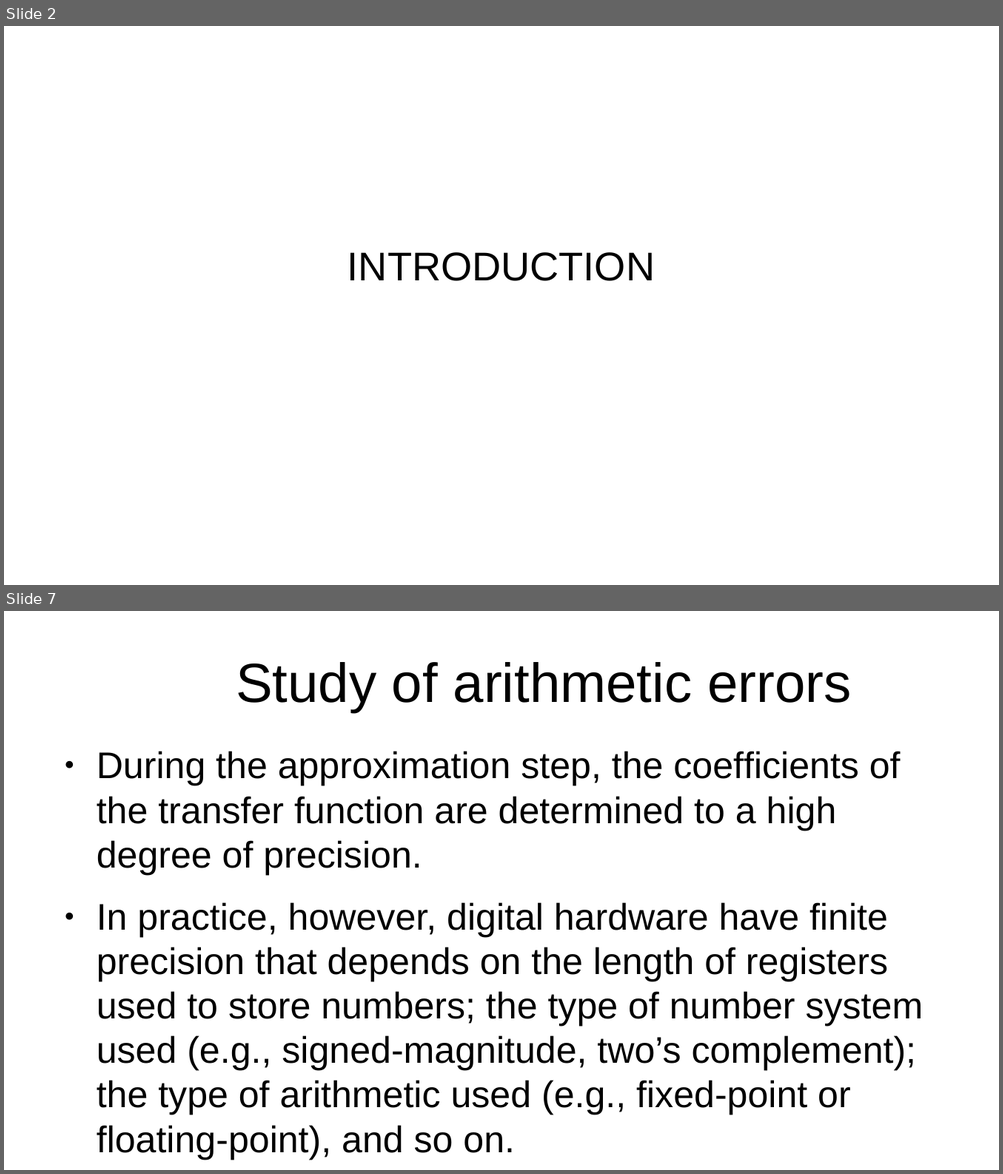
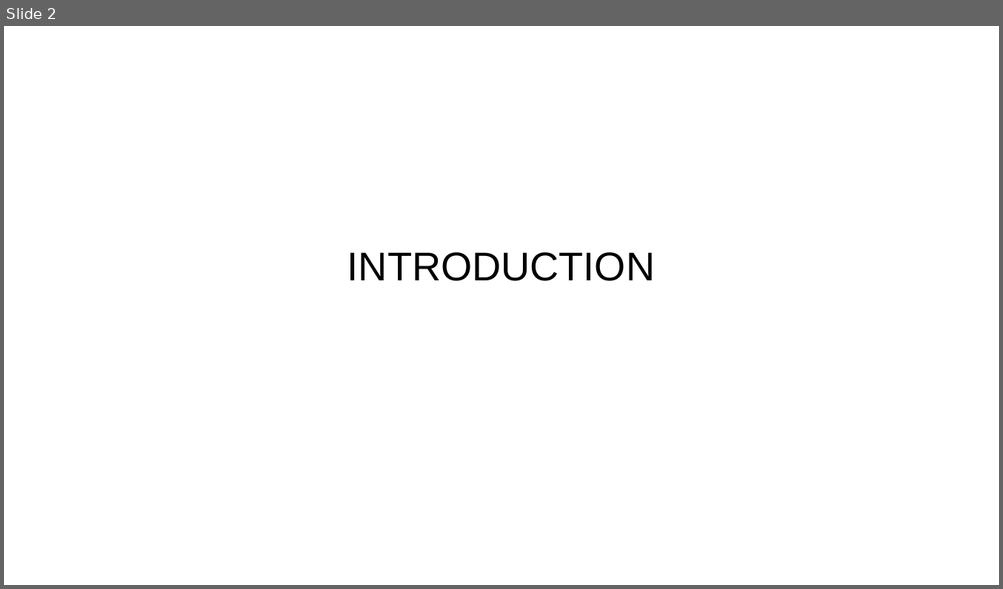
Before and after one commit to miftanurfarid/pengolahan_sinyal_digital, a slide deck: slide/2022/09.design_of_nonrecursive_(fir)_filters/09.design_of_nonrecursive_(fir)_filters.odp. Shown one above the other, each under a label of ours: slides 2 and 7 before the commit, slide 2 after it; the slides between them are not shown. The pictures are 1003x1174 and 1003x589 pixels, drawn with LibreOffice and Linux fonts; fonts in the diff are those of the drawing; background and template pictures are left out. Boxes give left, top, right and bottom in pixels: in the first picture for what was removed or moved away, otherwise in the second. Text is boxed around its words. In the diff, an @@ line names an element or a change of style, - is before the commit and + after.

```diff
--- a/slide/2022/09.design_of_nonrecursive_(fir)_filters/09.design_of_nonrecursive_(fir)_filters.odp
+++ b/slide/2022/09.design_of_nonrecursive_(fir)_filters/09.design_of_nonrecursive_(fir)_filters.odp
@@ slide 7 removed at [4,611,999,1170], background #FFFFFF @@
@@ title removed at [236,662,851,712] @@
-  Study of arithmetic errors
@@ text removed at [96,751,923,1160] @@
-● During the approximation step, the coefﬁcients of the transfer function are determined to a high degree of precision.
-● In practice, however, digital hardware have ﬁnite precision that depends on the length of registers used to store numbers; the type of number system used (e.g., signed-magnitude, two’s complement); the type of arithmetic used (e.g., ﬁxed-point or ﬂoating-point), and so on.
```
Also in this commit, not shown: 4 slides changed, 7 slides added, 60 other slides removed.
